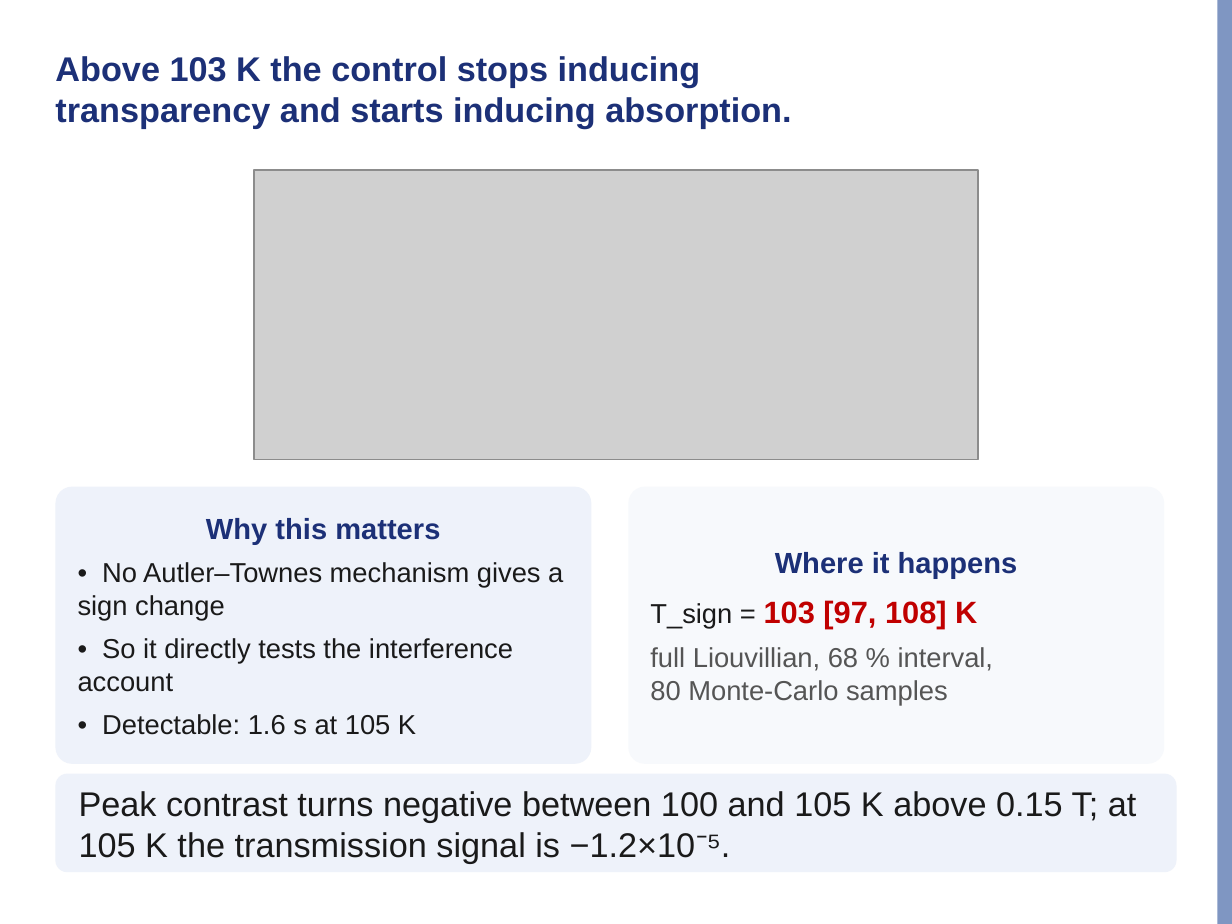
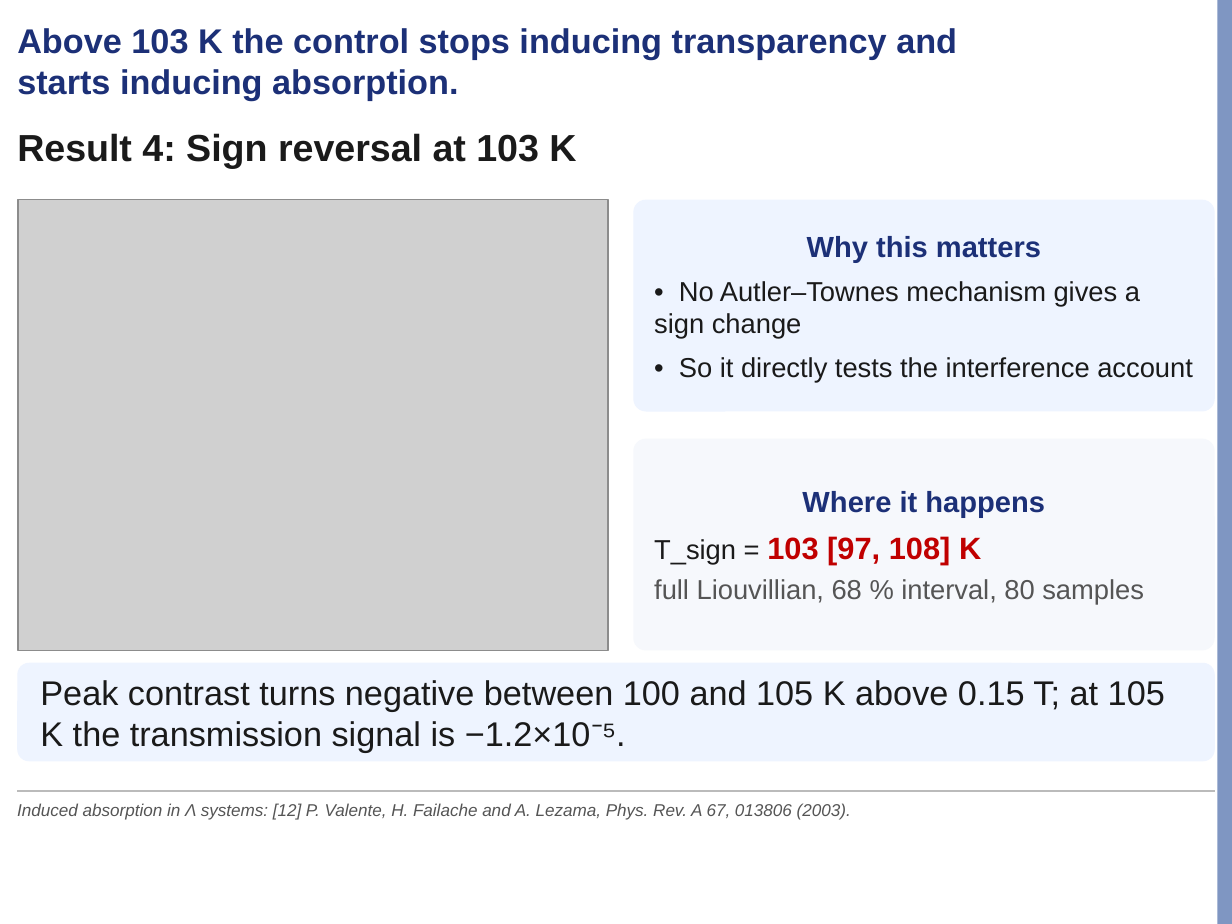
Before and after one commit to Risei412/NV-EIT-space, a slide deck: slide 15 of presentations/lab_seminar/nv_eit_seminar.pptx. Drawn at 1232x924 pixels with LibreOffice and Linux fonts; fonts in the diff are those of the drawing; grey boxes stand for pictures; background and template pictures are left out. Boxes give left, top, right and bottom in pixels: in the first picture for what was removed or moved away, otherwise in the second. Text is boxed around its words. In the diff, an @@ line names an element or a change of style, - is before the commit and + after.

```diff
--- a/presentations/lab_seminar/nv_eit_seminar.pptx
+++ b/presentations/lab_seminar/nv_eit_seminar.pptx
@@ text "Above 103 K the control ..." rewrapped from bbox=[55, 56, 791, 129] to bbox=[17, 28, 957, 101] @@
@@ text added at bbox=[17, 133, 576, 169], 22 pt, text #1A1A1A, bold @@
+Result 4: Sign reversal at 103 K
@@ picture removed at bbox=[254, 170, 978, 460] @@
@@ picture added at bbox=[18, 200, 609, 650] @@
@@ rounded rectangle "Why this matters" at bbox=[633, 200, 1215, 411]: fill #EEF2FA to #EEF4FF @@
@@ rounded rectangle "Why this matters": place and size @@
-rounded rectangle "Why this matters" at bbox=[55, 487, 591, 764]
+rounded rectangle "Why this matters" at bbox=[633, 200, 1215, 411]
@@ rounded rectangle "Where it happens": place and size @@
-rounded rectangle "Where it happens" at bbox=[628, 487, 1164, 764]
+rounded rectangle "Where it happens" at bbox=[633, 439, 1215, 650]
@@ rounded rectangle "Where it happens" at bbox=[633, 439, 1215, 650]: fill #F7F9FC to #F6F8FC @@
@@ text in rounded rectangle at bbox=[654, 536, 981, 565]: less space between paragraphs @@
@@ text in rounded rectangle at bbox=[654, 579, 1144, 605]: text changed @@
-full Liouvillian, 68 % interval,
-80 Monte-Carlo samples
+full Liouvillian, 68 % interval, 80 samples
@@ rounded rectangle "Peak contrast turns negative between ...": place and size @@
-rounded rectangle "Peak contrast turns negative between ..." at bbox=[55, 774, 1177, 872]
+rounded rectangle "Peak contrast turns negative between ..." at bbox=[17, 663, 1215, 761]
@@ rounded rectangle "Peak contrast turns negative between ..." at bbox=[17, 663, 1215, 761]: fill #EEF2FA to #EEF4FF @@
@@ text in rounded rectangle at bbox=[102, 714, 416, 735]: paragraph removed @@
-• Detectable: 1.6 s at 105 K
@@ line added from (17, 791) to (1215, 791), #BBBBBB 0.75 pt @@
@@ text added at bbox=[17, 803, 851, 820], 10 pt, text #555555, italic @@
+Induced absorption in Λ systems: [12] P. Valente, H. Failache and A. Lezama, Phys. Rev. A 67, 013806 (2003).
```
Also in this commit, not shown: 20 other slides changed, 1 slide added, 1 slide removed, 13 other files.
